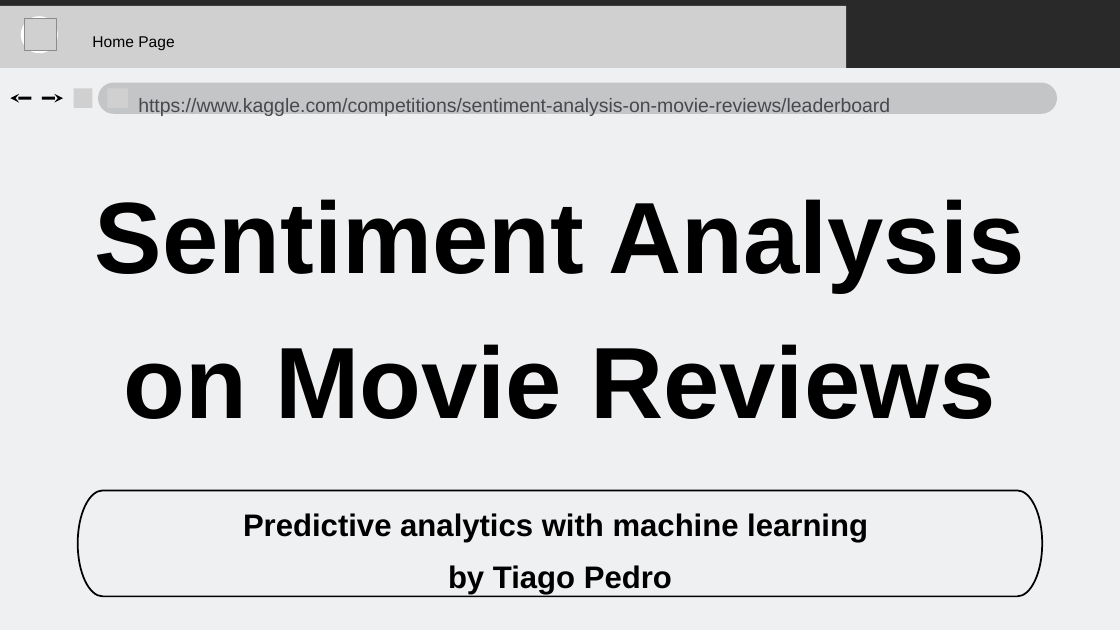
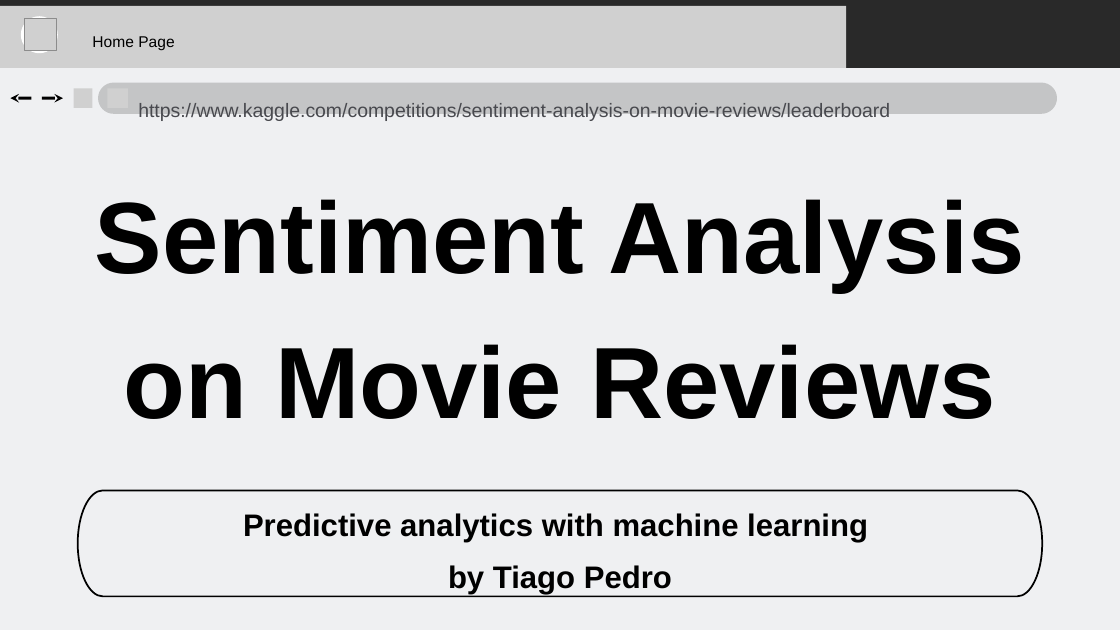
Before and after one commit to ShaQ90/final_project, a slide deck: slide 1 of slides/Final_project_presentation.odp. Drawn at 1120x630 pixels with LibreOffice and Linux fonts; fonts in the diff are those of the drawing; grey boxes stand for pictures; background and template pictures are left out. Boxes give left, top, right and bottom in pixels: in the first picture for what was removed or moved away, otherwise in the second. Text is boxed around its words. In the diff, an @@ line names an element or a change of style, - is before the commit and + after.

```diff
--- a/slides/Final_project_presentation.odp
+++ b/slides/Final_project_presentation.odp
@@ text "https://www.kaggle.com/competitions/sentiment-analysis-on-mo ..." rewrapped from [138, 98, 995, 419] to [138, 103, 995, 419] @@
```
Also in this commit, not shown: 6 other slides changed, 1 other file.
